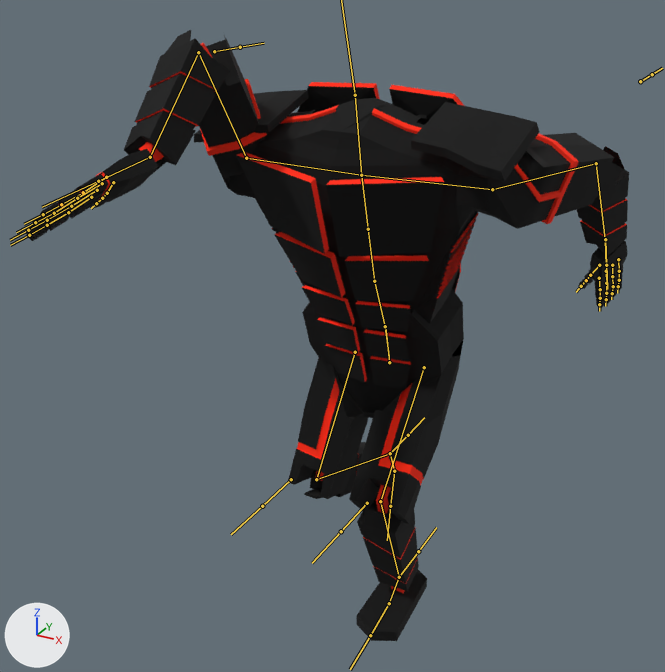
Two versions of the FBX model Assets/Meshes/Animations/cyborgAnimations.fbx, one commit apart.
Both versions are drawn from a camera (50 mm lens) standing at (0.962, -2.045, 1.78) and looking at (-0.065, -0.178, 0.846). The axes (+X, +Y, +Z) are drawn at lower left. The lights are the same throughout. Both versions are drawn at frame 6 of the action 'cyborgArmature|Body Run'; the numbers are the values there. The bones that bend it are drawn over the model as lines.

Objects in the first picture: 'cyborgMesh'.
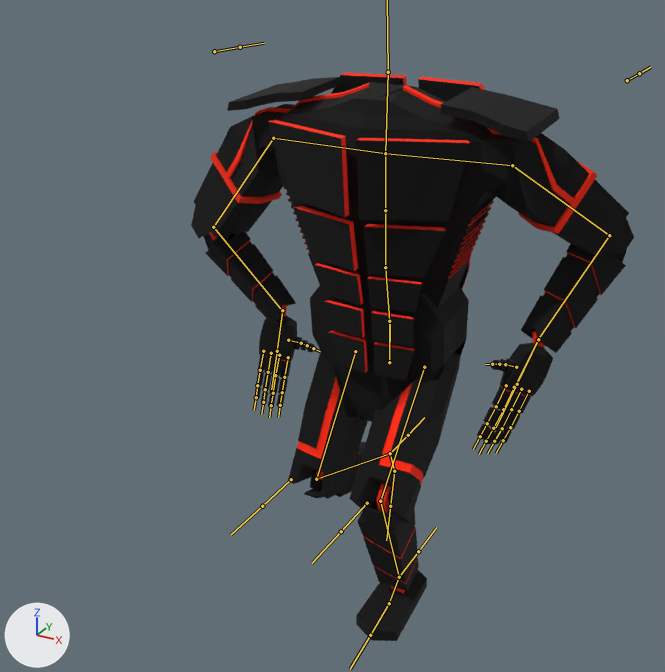
What the commit changed:
Bone 'Root' (bone_root) turns from (16, 0, 0) to (4, 0, 0) degrees about its own x, y and z.
Bone 'arm1.L' (bone_arm1_l) turns from (-84, 25, -101) to (-56, 36, -87) degrees about its own x, y and z.
Bone 'arm2.L' (bone_arm2_l) turns from (51, -3, 1) to (92, -2, 1) degrees about its own x, y and z.
Bone 'Palm.L' (bone_palm_l) turns from (1, 0, -3) to (-14, -1, -4) degrees about its own x, y and z.
Bone 'arm1.R' (bone_arm1_r) turns from (42, 42, -70) to (-21, -69, 69) degrees about its own x, y and z.
Bone 'arm2.R' (bone_arm2_r) turns from (65, -18, 29) to (63, -17, 28) degrees about its own x, y and z.
Bone 'Palm.R' (bone_palm_r) turns from (-55, -56, 64) to (-40, -47, -9) degrees about its own x, y and z.
Bone 'leg1.L' (bone_leg1_l) turns from (62, -3, 0) to (50, -2, 1) degrees about its own x, y and z.
Bone 'leg1.R' (bone_leg1_r) turns from (34, 2, -7) to (22, 1, -7) degrees about its own x, y and z.

Where the change shows, as pixel boxes (x1, y1, x2, y2) in the pictures (665 x 672 px):
'cyborgMesh', posed (26% narrower, 7% shorter): before (26, 30, 629, 641); after (191, 73, 634, 641)
bone 'Root', root to tip: before (389, 362) to (385, 326); after (389, 362) to (390, 321)
bone 'arm1.L', root to tip: before (492, 189) to (596, 163); after (512, 165) to (609, 235)
bone 'arm2.L', root to tip: before (596, 163) to (605, 239); after (609, 235) to (538, 339)
bone 'Palm.L', root to tip: before (605, 239) to (606, 265); after (538, 339) to (516, 384)
bone 'arm1.R', root to tip: before (246, 158) to (198, 52); after (273, 138) to (213, 227)
bone 'arm2.R', root to tip: before (198, 52) to (150, 157); after (213, 227) to (282, 311)
bone 'Palm.R', root to tip: before (150, 157) to (98, 181); after (282, 311) to (277, 351)
bone 'leg1.R', root to tip: before (355, 352) to (316, 479); after (355, 351) to (316, 479)
